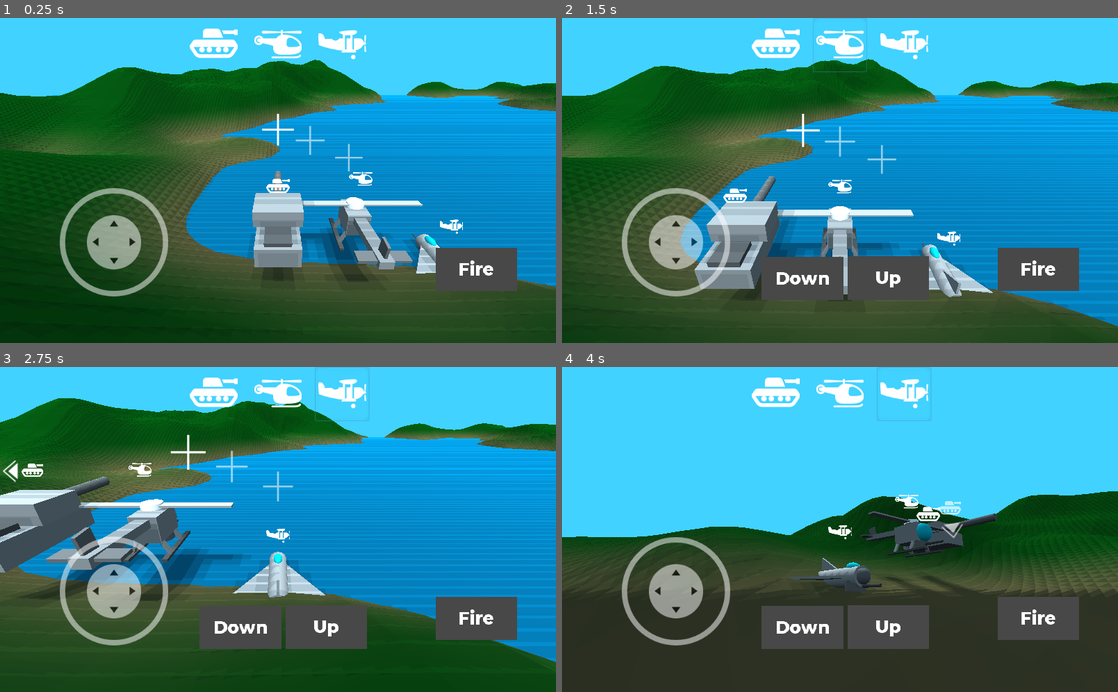
Above: before the commit, frames 1-4 (two rows, left to right).
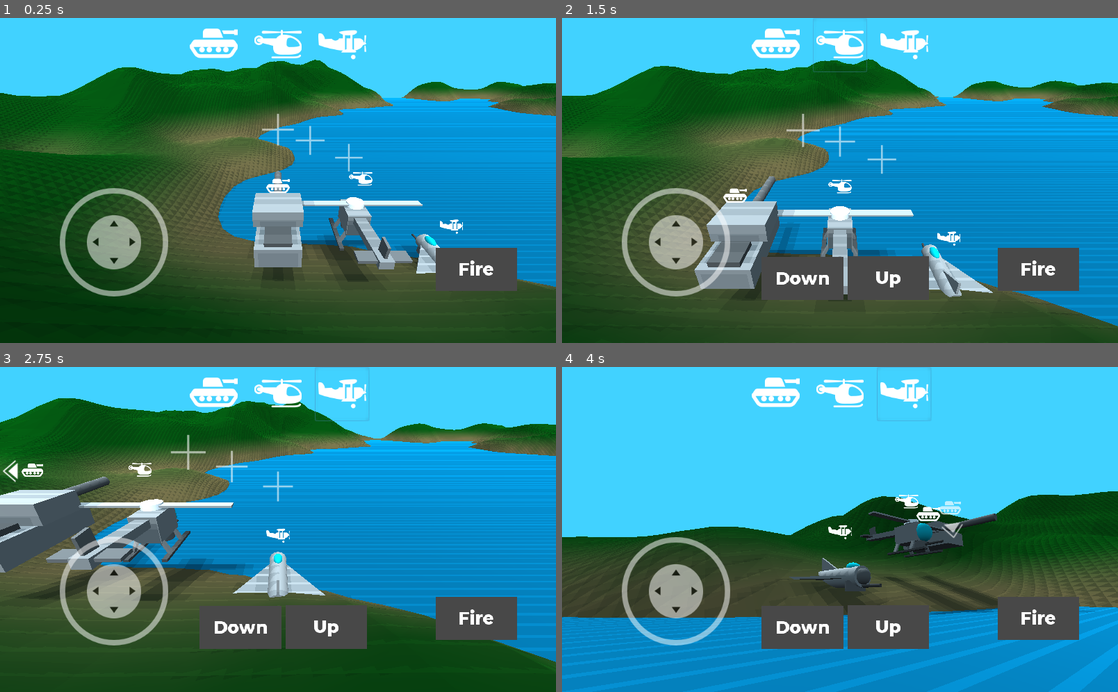
Above: after the commit, the same moments.

Repository: renosyah/mini-thunder
Game: Godot game, scene res://gameplay/test/client/battle.tscn
The game is run twice, just before and just after one commit, with the same random seed, the same clock (stepped at 60 frames per second) and the same inputs. This scene is started directly instead of the project's main scene.
Inputs (mouse positions are in pixels of both pictures, inside the frame that each line leads up to):
- Up to frame 1 (0.25 s): no input
- Up to frame 2 (1.5 s): click (773, 44) at 0.5 s; click (840, 44) at 1.25 s
- Up to frame 3 (2.75 s): click (344, 393) at 2 s
- Up to frame 4 (4 s): tap Enter at 2.75 s; move the mouse to (962, 513) at 2.77 s; hold Right (ui_right) 2.78-3.5 s; click (962, 513) at 2.92 s; tap Space at 3.5 s; drag from (728, 545) to (812, 594) at 3.52 s

The runs differ from the first frame. In frame 1, 6.2% of the frame differs, in the area x 8-100%, y 23-83%; in frame 2, 7.3%; in frame 3, 8.1%; in frame 4, 21%, in the area x 0-100%, y 68-100%.

Commit message:
remove readmen & licence

Diff:
--- /dev/null
+++ b/entity/turret/BaseTurret.gd
@@ -0,0 +1,12 @@
+extends MeshInstance
+class_name BaseTurret
+
+export var turret_rotation_speed :float = 5.50
+export var turret_elevation_speed :float = 5.25
+export var facing_direction :Vector2 = Vector2.ZERO
+
+func get_projectile_spawn_point() -> Vector3:
+	return Vector3.ZERO
+
+func get_projectile_target_point() ->Vector3:
+	return Vector3.ZERO
--- /dev/null
+++ b/entity/turret/tank-turret/tank-turret.gd
@@ -0,0 +1,23 @@
+extends BaseTurret
+
+onready var gun = $gun
+onready var projectile_spawn_point = $gun/Position3D
+onready var projectile_target_point = $gun/aiming_reticle
+
+func get_projectile_spawn_point() -> Vector3:
+	return projectile_spawn_point.global_transform.origin
+
+func get_projectile_target_point() ->Vector3:
+	return projectile_target_point.global_transform.origin
+
+# Called when the node enters the scene tree for the first time.
+func _ready():
+	pass # Replace with function body.
+
+
+# Called every frame. 'delta' is the elapsed time since the previous frame.
+func _process(delta):
+	rotation.y = lerp_angle(rotation.y, facing_direction.y - get_parent().rotation.y, turret_rotation_speed * 2 * delta)
+
+	gun.rotation.x = lerp_angle(gun.rotation.x,facing_direction.x - get_parent().rotation.x, turret_elevation_speed * delta)
+	gun.rotation_degrees.x = clamp(gun.rotation_degrees.x, -5, 15)
--- /dev/null
+++ b/entity/turret/tank-turret/tank-turret.tscn
@@ -0,0 +1,37 @@
+[gd_scene load_steps=7 format=2]
+
+[ext_resource path="res://assets/ui/aiming_reticle/aiming_reticle.tscn" type="PackedScene" id=1]
+[ext_resource path="res://entity/turret/tank-turret/tank-turret.gd" type="Script" id=2]
+
+[sub_resource type="CubeMesh" id=4]
+size = Vector3( 2, 0.7, 1.6 )
+
+[sub_resource type="SpatialMaterial" id=5]
+albedo_color = Color( 0.498039, 0.498039, 0.498039, 1 )
+
+[sub_resource type="CylinderMesh" id=6]
+top_radius = 0.2
+bottom_radius = 0.2
+height = 3.0
+
+[sub_resource type="SpatialMaterial" id=7]
+albedo_color = Color( 0.345098, 0.345098, 0.345098, 1 )
+
+[node name="tank_turret" type="MeshInstance"]
+transform = Transform( 1, 0, 0, 0, 1, 0, 0, 0, 1, 0, 0.745977, -0.416147 )
+mesh = SubResource( 4 )
+material/0 = SubResource( 5 )
+script = ExtResource( 2 )
+
+[node name="gun" type="Spatial" parent="."]
+
+[node name="MeshInstance" type="MeshInstance" parent="gun"]
+transform = Transform( 1, 0, 0, 0, -4.37114e-08, -1, 0, 1, -4.37114e-08, 0, 0, -2.18957 )
+mesh = SubResource( 6 )
+material/0 = SubResource( 7 )
+
+[node name="Position3D" type="Position3D" parent="gun"]
+transform = Transform( 1, 0, 0, 0, 1, 0, 0, 0, 1, 0, 0, -3.60542 )
+
+[node name="aiming_reticle" parent="gun" instance=ExtResource( 1 )]
+transform = Transform( 1, 0, 0, 0, 1, 0, 0, 0, 1, 0, 0, -15 )
--- a/entity/turret/underbelly-turret/turret.gd
+++ b/entity/turret/underbelly-turret/underbelly_turret.gd
@@ -1,8 +1,4 @@
-extends MeshInstance
-
-export var turret_rotation_speed :float = 5.50
-export var turret_elevation_speed :float = 5.25
-export var facing_direction :Vector2 = Vector2.ZERO
+extends BaseTurret
 
 onready var gun = $gun
 onready var projectile_spawn_point = $gun/Position3D
--- a/entity/turret/underbelly-turret/turret.tscn
+++ b/entity/turret/underbelly-turret/underbelly_turret.tscn
@@ -1,7 +1,7 @@
 [gd_scene load_steps=7 format=2]
 
 [ext_resource path="res://assets/ui/aiming_reticle/aiming_reticle.tscn" type="PackedScene" id=1]
-[ext_resource path="res://entity/turret/underbelly-turret/turret.gd" type="Script" id=2]
+[ext_resource path="res://entity/turret/underbelly-turret/underbelly_turret.gd" type="Script" id=2]
 
 [sub_resource type="CylinderMesh" id=30]
 top_radius = 0.4
@@ -19,7 +19,7 @@
 [sub_resource type="SpatialMaterial" id=23]
 albedo_color = Color( 0.231373, 0.231373, 0.231373, 1 )
 
-[node name="turret" type="MeshInstance"]
+[node name="underbelly_turret" type="MeshInstance"]
 mesh = SubResource( 30 )
 material/0 = SubResource( 21 )
 script = ExtResource( 2 )
--- a/entity/unit/fixed-wing-unit/training_aircraft/training_aircraft.gd
+++ b/entity/unit/fixed-wing-unit/training_aircraft/training_aircraft.gd
@@ -1,8 +1,8 @@
 extends BaseFixedWingUnit
 
-onready var cpu_particles = $CPUParticles
-onready var firing_delay = $firing_delay
-onready var turret = $turret
+onready var cpu_particles :CPUParticles = $CPUParticles
+onready var firing_delay :Timer = $firing_delay
+onready var turret :BaseTurret = $turret
 
 # Called when the node enters the scene tree for the first time.
 func _ready():
--- a/entity/unit/fixed-wing-unit/training_aircraft/training_aircraft.tscn
+++ b/entity/unit/fixed-wing-unit/training_aircraft/training_aircraft.tscn
@@ -1,7 +1,7 @@
 [gd_scene load_steps=15 format=2]
 
 [ext_resource path="res://entity/unit/fixed-wing-unit/training_aircraft/training_aircraft.gd" type="Script" id=1]
-[ext_resource path="res://entity/turret/underbelly-turret/turret.tscn" type="PackedScene" id=2]
+[ext_resource path="res://entity/turret/underbelly-turret/underbelly_turret.tscn" type="PackedScene" id=2]
 
 [sub_resource type="ConvexPolygonShape" id=7]
 points = PoolVector3Array( 0.396009, 1.41977, 0.0531904, -0.388353, -1.42354, -0.0938275, -0.38633, -1.41621, 0.101941, …(1671 unchanged characters)…
--- a/entity/unit/ground-unit/training_tank/training_tank.gd
+++ b/entity/unit/ground-unit/training_tank/training_tank.gd
@@ -1,12 +1,7 @@
 extends BaseGroundUnit
 
-export var turret_rotation_speed :float = 5.50
-export var turret_elevation_speed :float = 5.25
-
-onready var turret = $turret
-onready var gun = $turret/gun
-onready var aiming_reticle = $turret/gun/aiming_reticle
-onready var firing_delay = $firing_delay
+onready var turret :BaseTurret = $turret
+onready var firing_delay :Timer = $firing_delay
 
 # Called when the node enters the scene tree for the first time.
 func _ready():
@@ -16,8 +11,8 @@
 	var bullet = preload("res://entity/projectile/high_caliber/high_caliber.tscn").instance()
 	bullet.speed = 40
 	add_child(bullet)
-	bullet.translation = gun.global_transform.origin
-	bullet.launch(aiming_reticle.global_transform.origin)
+	bullet.translation = turret.get_projectile_spawn_point()
+	bullet.launch(turret.get_projectile_target_point())
 
 func attack():
 	#.attack()
@@ -32,7 +27,4 @@
 
 func moving(delta):
 	.moving(delta)
-	turret.rotation.y = lerp_angle(turret.rotation.y, facing_direction.y - rotation.y, turret_rotation_speed * 2 * delta)
-
-	gun.rotation.x = lerp_angle(gun.rotation.x,facing_direction.x - rotation.x, turret_elevation_speed * delta)
-	gun.rotation_degrees.x = clamp(gun.rotation_degrees.x, -5, 15)
+	turret.facing_direction = facing_direction
--- a/entity/unit/ground-unit/training_tank/training_tank.tscn
+++ b/entity/unit/ground-unit/training_tank/training_tank.tscn
@@ -1,7 +1,7 @@
-[gd_scene load_steps=12 format=2]
+[gd_scene load_steps=8 format=2]
 
 [ext_resource path="res://entity/unit/ground-unit/training_tank/training_tank.gd" type="Script" id=1]
-[ext_resource path="res://assets/ui/aiming_reticle/aiming_reticle.tscn" type="PackedScene" id=2]
+[ext_resource path="res://entity/turret/tank-turret/tank-turret.tscn" type="PackedScene" id=2]
 
 [sub_resource type="ConvexPolygonShape" id=8]
 points = PoolVector3Array( 0.5, 0.2, 1, 0.5, -0.2, 1, 0.5, 0.2, -1, -0.5, 0.2, 1, -0.5, -0.2, 1, 0.5, -0.2, -1, -0.5, 0.2, -1, -0.5, -0.2, -1 )
@@ -17,20 +17,6 @@
 
 [sub_resource type="SpatialMaterial" id=10]
 albedo_color = Color( 0.27451, 0.27451, 0.27451, 1 )
-
-[sub_resource type="CubeMesh" id=4]
-size = Vector3( 2, 0.7, 1.6 )
-
-[sub_resource type="SpatialMaterial" id=5]
-albedo_color = Color( 0.498039, 0.498039, 0.498039, 1 )
-
-[sub_resource type="CylinderMesh" id=6]
-top_radius = 0.2
-bottom_radius = 0.2
-height = 3.0
-
-[sub_resource type="SpatialMaterial" id=7]
-albedo_color = Color( 0.345098, 0.345098, 0.345098, 1 )
 
 [node name="training_tank" type="KinematicBody"]
 script = ExtResource( 1 )
@@ -49,21 +35,7 @@
 mesh = SubResource( 9 )
 material/0 = SubResource( 10 )
 
-[node name="turret" type="MeshInstance" parent="."]
-transform = Transform( 1, 0, 0, 0, 1, 0, 0, 0, 1, 0, 0.745977, -0.416147 )
-mesh = SubResource( 4 )
-material/0 = SubResource( 5 )
-
-[node name="gun" type="Spatial" parent="turret"]
-
-[node name="MeshInstance" type="MeshInstance" parent="turret/gun"]
-transform = Transform( 1, 0, 0, 0, -4.37114e-08, -1, 0, 1, -4.37114e-08, 0, 0, -2.18957 )
-mesh = SubResource( 6 )
-material/0 = SubResource( 7 )
-
-[node name="aiming_reticle" parent="turret/gun" instance=ExtResource( 2 )]
-transform = Transform( 1, 0, 0, 0, 1, 0, 0, 0, 1, 0, 0, -15 )
-modulate = Color( 1, 1, 1, 1 )
+[node name="turret" parent="." instance=ExtResource( 2 )]
 
 [node name="firing_delay" type="Timer" parent="."]
 wait_time = 0.8
--- a/entity/unit/vtol-unit/training_helicopter/training_helicopter.gd
+++ b/entity/unit/vtol-unit/training_helicopter/training_helicopter.gd
@@ -1,7 +1,7 @@
 extends BaseVTolUnit
 
-onready var firing_delay = $firing_delay
-onready var turret = $turret
+onready var firing_delay :Timer = $firing_delay
+onready var turret :BaseTurret = $turret
 
 # Called when the node enters the scene tree for the first time.
 func _ready():
--- a/entity/unit/vtol-unit/training_helicopter/training_helicopter.tscn
+++ b/entity/unit/vtol-unit/training_helicopter/training_helicopter.tscn
@@ -1,7 +1,7 @@
 [gd_scene load_steps=21 format=2]
 
 [ext_resource path="res://entity/unit/vtol-unit/training_helicopter/training_helicopter.gd" type="Script" id=1]
-[ext_resource path="res://entity/turret/underbelly-turret/turret.tscn" type="PackedScene" id=2]
+[ext_resource path="res://entity/turret/underbelly-turret/underbelly_turret.tscn" type="PackedScene" id=2]
 
 [sub_resource type="BoxShape" id=29]
 extents = Vector3( 1, 0.750869, 0.845175 )
--- a/map/test_map/test_map.gd
+++ b/map/test_map/test_map.gd
@@ -26,6 +26,7 @@
 	var water_mesh_instance = MeshInstance.new()
 	water_mesh_instance.mesh = water_mesh
 	add_child(water_mesh_instance)
+	water_mesh_instance.translation.y -= 1.0
 
 	var surface_tool = SurfaceTool.new()
 	surface_tool.create_from(land_mesh, 0)
--- a/project.godot
+++ b/project.godot
@@ -43,6 +43,11 @@
 "class": "BaseProjectile",
 "language": "GDScript",
 "path": "res://entity/projectile/BaseProjectile.gd"
+}, {
+"base": "MeshInstance",
+"class": "BaseTurret",
+"language": "GDScript",
+"path": "res://entity/turret/BaseTurret.gd"
 }, {
 "base": "Control",
 "class": "BaseUi",
@@ -147,6 +152,7 @@
 "BaseGroundUnit": "",
 "BaseMap": "",
 "BaseProjectile": "",
+"BaseTurret": "",
 "BaseUi": "",
 "BaseUnit": "",
 "BaseVTolUnit": "",
Not shown, removed: LICENSE.md
